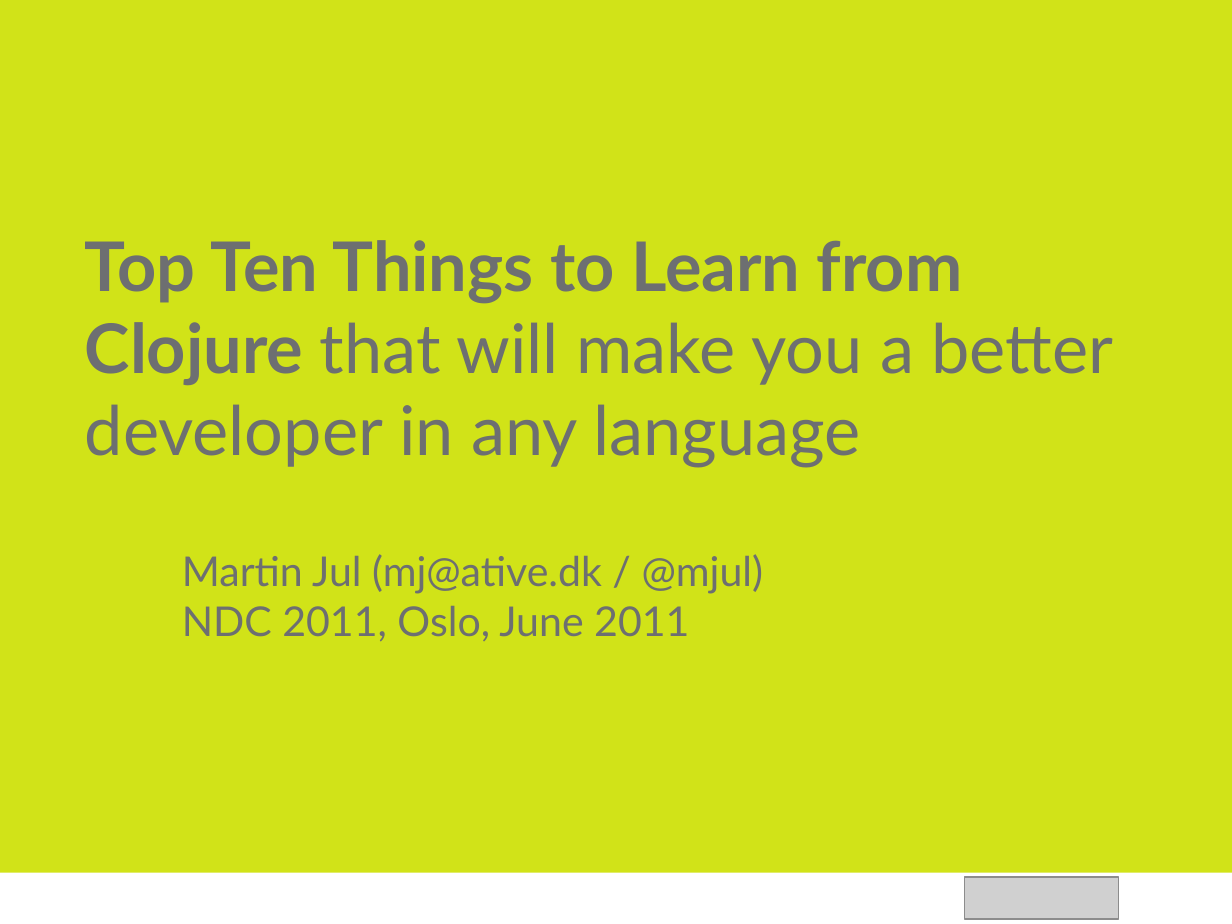
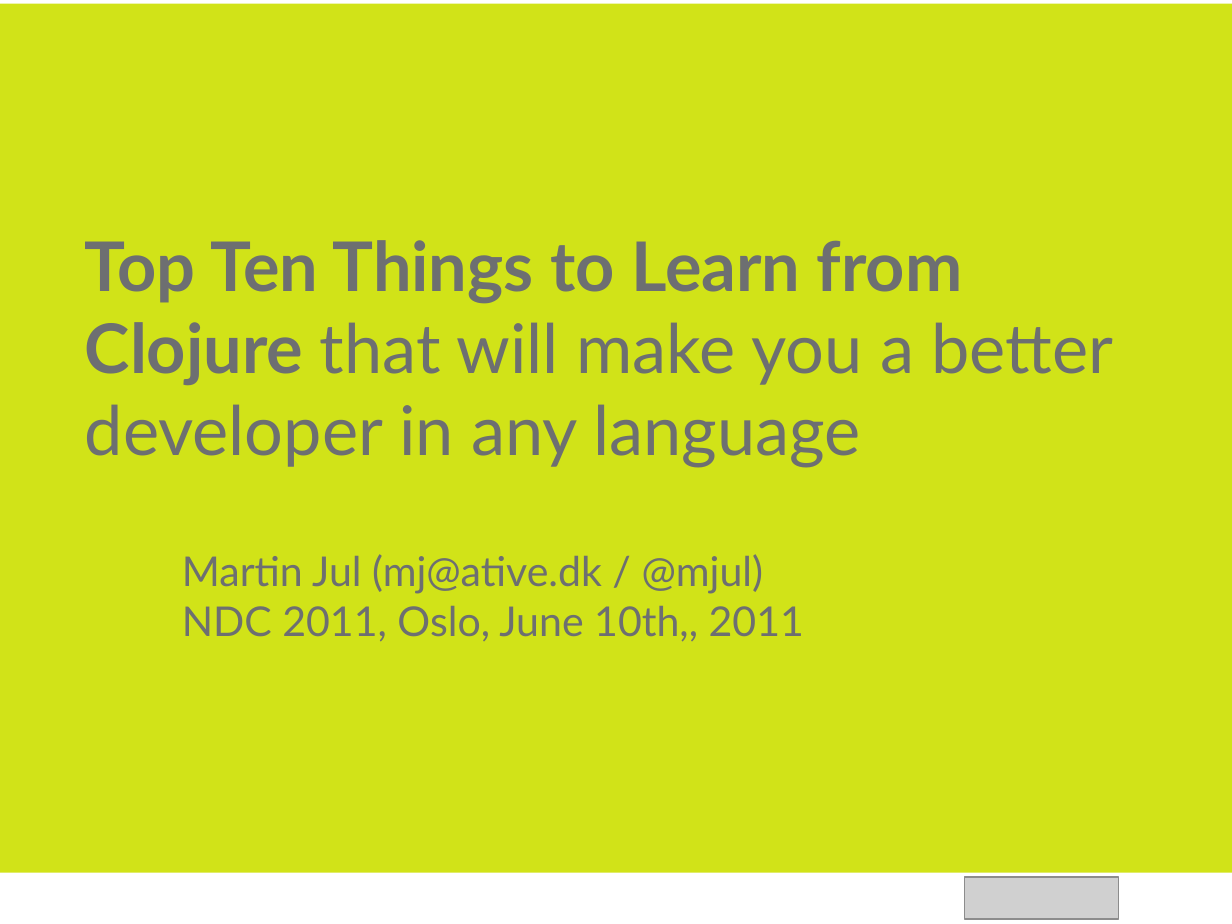
Before and after one commit to mjul/top-10-clojure-ndc-2011, a slide deck: slide 1 of Top Things to Learn From Clojure.pptx. Drawn at 1232x924 pixels with LibreOffice and Linux fonts; fonts in the diff are those of the drawing; grey boxes stand for pictures. Boxes give left, top, right and bottom in pixels: in the first picture for what was removed or moved away, otherwise in the second. Text is boxed around its words. In the diff, an @@ line names an element or a change of style, - is before the commit and + after.

Commit message:
Rearranged and clarified. Still needs code examples.

```diff
--- a/Top Things to Learn From Clojure.pptx
+++ b/Top Things to Learn From Clojure.pptx
@@ rectangle: place and size @@
-rectangle at (0,0,1232,924)
+rectangle at (0,4,1232,924)
@@ text at (182,606,804,641): text changed @@
-NDC 2011, Oslo, June 2011
+NDC 2011, Oslo, June 10th,, 2011
```
Also in this commit, not shown: 11 other slides changed.
